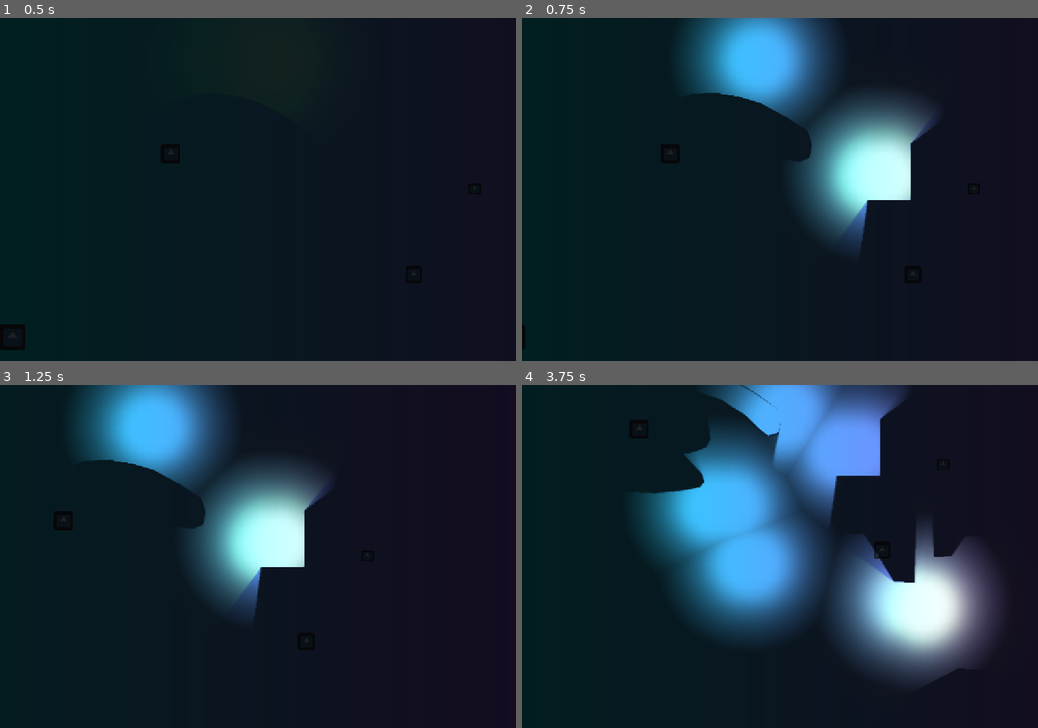
Above: before the commit, frames 1-4 (two rows, left to right).
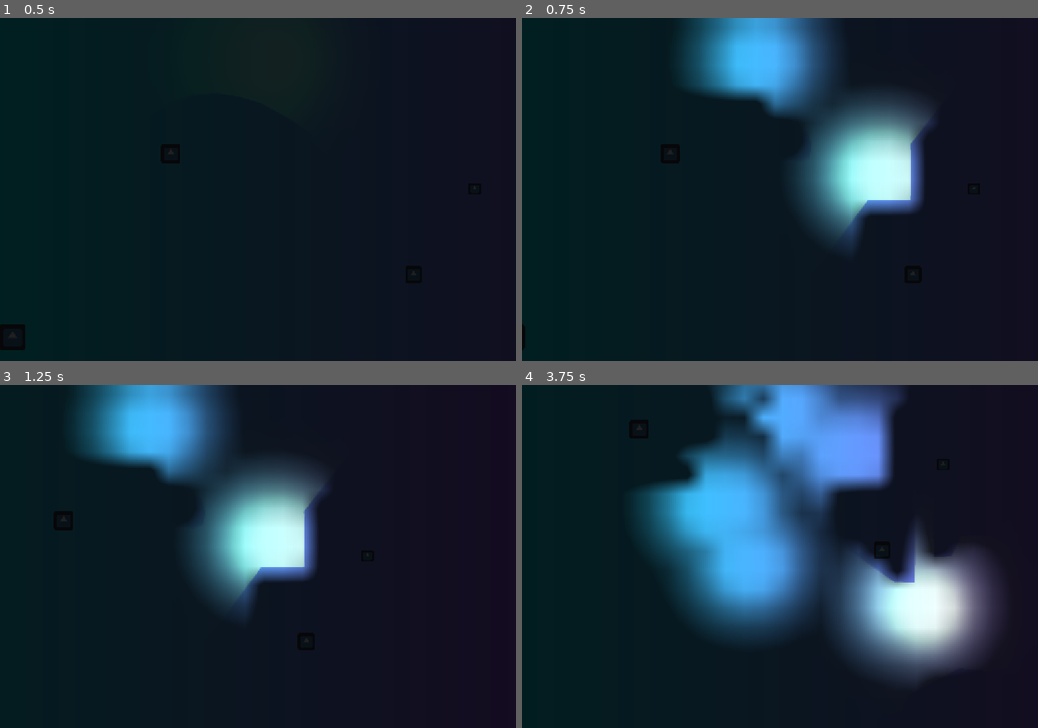
Above: after the commit, the same moments.

Repository: 87PizzaStudios/godot_light_fow
Game: Godot game, scene res://World.tscn
Same seed, same stepped clock (60 frames per second), same inputs: the game is played once before the commit and once after it. The engine's default icon, where the game draws it, is replaced by a stand-in: a white triangle on a blue panel in a dark square.
Inputs (mouse positions are in pixels of both pictures, inside the frame that each line leads up to):
- Up to frame 1 (0.5 s): no input
- Up to frame 2 (0.75 s): tap Enter at 0.5 s; move the mouse to (893, 172) at 0.52 s; hold Mouse wheel up (zoom_in) from 0.53 s (still down); click (893, 172) at 0.67 s
- Up to frame 3 (1.25 s): keep holding Mouse wheel up (zoom_in)
- Up to frame 4 (3.75 s): move the mouse to (676, 573) at 1.27 s; release Mouse wheel up (zoom_in) at 1.28 s; tap Mouse wheel down (zoom_out) at 1.35, 2.85 s; click (676, 573) at 1.42 s; move the mouse to (831, 481) at 2.02 s; hold Mouse wheel up (zoom_in) 2.03-2.78 s; click (831, 481) at 2.17 s; move the mouse to (754, 625) at 2.77 s; click (754, 625) at 2.92 s; move the mouse to (934, 607) at 3.52 s; hold Mouse wheel up (zoom_in) from 3.53 s (still down); click (934, 607) at 3.67 s

Frame 1 is identical in both runs. In frame 2, 1.8% of the frame differs, in the area x 34-79%, y 0-68%; in frame 3, 1.8%; in frame 4, 4.0%, in the area x 22-87%, y 0-87%.

Commit message:
half working downscale feature

Diff:
--- a/World.tscn
+++ b/World.tscn
@@ -196,6 +196,7 @@
 fog_scroll_velocity = Vector2(0.01, -0.03)
 light = NodePath("../Light")
 light_occluder_group = "occluders"
+fow_scale_factor = 0.05
 
 [node name="Light" type="PointLight2D" parent="OtherStuff"]
 position = Vector2(291.554, 40.8915)
